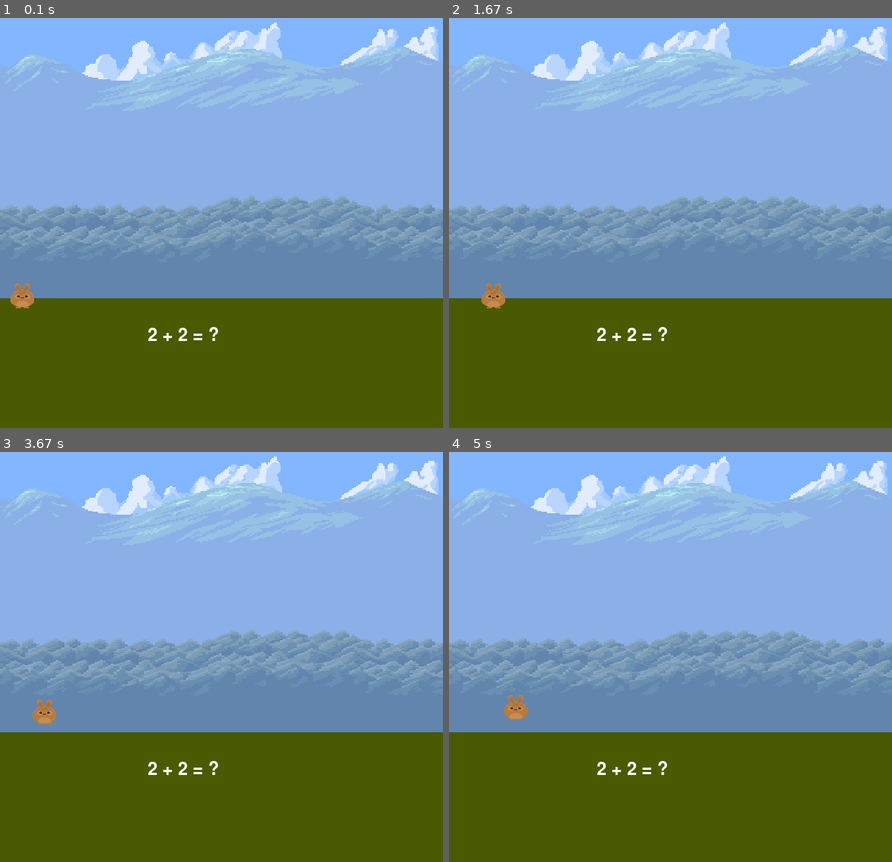
Above: before the commit, frames 1-4 (two rows, left to right).
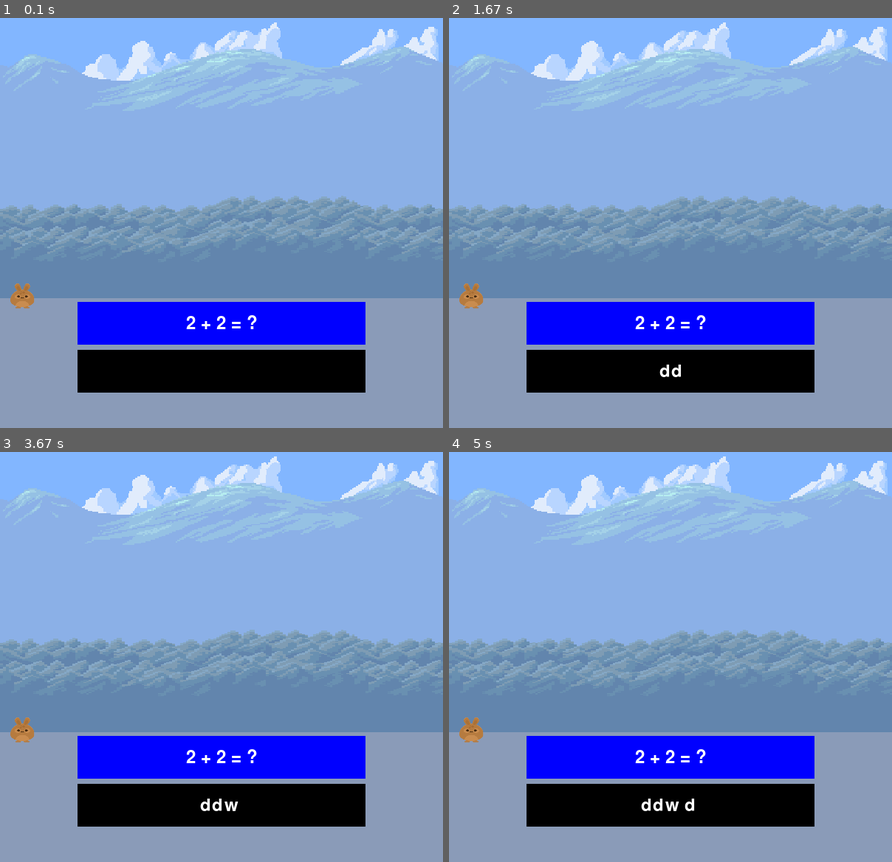
Above: after the commit, the same moments.

Repository: calmcoconut/pygame-math-fun
Game: pygame game, started from main.py
Two runs of this game, one before a commit and one after it. Both use one fixed random seed, a clock stepped at 60 frames per second and the inputs below.
Inputs (mouse positions are in pixels of both pictures, inside the frame that each line leads up to):
- Up to frame 1 (0.1 s): no input
- Up to frame 2 (1.67 s): click (670, 370) at 0.38 s; hold Backspace 0.67-1.13 s; hold D 0.67-1.13 s; hold D from 1.57 s (still down)
- Up to frame 3 (3.67 s): release D at 2.07 s; hold W from 3.52 s (still down); tap Space at 3.58 s
- Up to frame 4 (5 s): release W at 4.35 s; hold D from 4.38 s (still down); tap Space at 4.45 s

The runs differ from the first frame. In frame 1, 32% of the frame differs, in the area x 0-100%, y 68-100%; in frame 2, 32%; in frame 3, 32%, in the area x 0-100%, y 60-100%; in frame 4, 32%.

Commit message:
basic UI and typing

Diff:
--- a/local_settings.py
+++ b/local_settings.py
@@ -12,8 +12,14 @@
 BLACK = (0, 0, 0)
 RED = (255, 0, 0)
 GREEN = (0, 255, 0)
+LIGHTGREEN = (73, 90, 2)
 BLUE = (0, 0, 255)
-BACKGROUND = (73, 90, 2)
+STEELBLUE = (138, 155, 184)
+BACKGROUND = STEELBLUE
 TEXTCOLOR = WHITE
 
+CENTERX = WINDOWWIDTH // 2
+CENTERY = WINDOWHEIGHT // 2
+FORESTSTART = WINDOWHEIGHT - (WINDOWHEIGHT // 1.5)
+
 PATH = os.getcwd()
--- a/main.py
+++ b/main.py
@@ -12,83 +12,71 @@
 backgroundImageMountains = pygame.image.load(os.path.join(PATH, 'img', 'country-platform-back.png'))
 mountainsStretchedImage = pygame.transform.scale(backgroundImageMountains, (WINDOWWIDTH, int(WINDOWHEIGHT // 1.5)))
 backgroundImageForests = pygame.image.load(os.path.join(PATH, 'img', 'country-platform-forest.png'))
-backgroundImageForestsRect = pygame.Rect(0, WINDOWHEIGHT - (WINDOWHEIGHT // 1.5), WINDOWWIDTH,
-                                         backgroundImageForests.get_height())
+backgroundImageForestsRect = pygame.Rect(0, FORESTSTART, WINDOWWIDTH, backgroundImageForests.get_height())
 forestsStretchedImage = pygame.transform.scale(backgroundImageForests, backgroundImageForestsRect.size)
+# start UI
+UISTART = FORESTSTART + backgroundImageForests.get_height()
+UISIZE = (2 / 3 * WINDOWWIDTH, WINDOWHEIGHT - UISTART)
+UILEFT = (WINDOWWIDTH - UISIZE[0]) / 2
+UIQUESTIONRECT = pygame.Rect(UILEFT + 5, UISTART + 5, UISIZE[0] - 10, UISIZE[1] * 1 / 3)
+UIANSWERRECT = pygame.Rect(UILEFT + 5, UISTART + UISTART * 1 / 6, UISIZE[0] - 10, UISIZE[1] * 1 / 3)
 
 playerRect = pygame.Rect(10, 400, 40, 40)  # left, top, width, height
 playerImage = pygame.image.load(os.path.join(PATH, 'img', 'player_simple.png'))
 playerStretchedImage = pygame.transform.scale(playerImage, (40, 40))
 
-moveLeft = moveRight = moveUp = moveDown = False
-text = ""
-input_active = True
+userInput = ""
+input_active = False
 
 
-def drawText(text, font, surface, x, y):
-    textObj = font.render(text, 1, TEXTCOLOR)
-    textrect = textObj.get_rect()
-    textrect.topleft = (x, y)
-    surface.blit(textObj, textrect)
+def drawText(text, fontObj, surface, centerCoordsTuple, textColor=None, textBgColor=None):
+    if textColor is None:
+        textColor = TEXTCOLOR
+    textObj = fontObj.render(text, True, textColor, textBgColor)
+    textRect = textObj.get_rect()
+    textRect.center = centerCoordsTuple
+    surface.blit(textObj, textRect)
+
+
+def drawSimpleUI(surface):
+    pygame.draw.rect(surface, STEELBLUE, ((UILEFT, UISTART), UISIZE))
+    pygame.draw.rect(surface, BLUE, UIQUESTIONRECT)
+    pygame.draw.rect(surface, BLACK, UIANSWERRECT)
+
+
+def quitPygame():
+    pygame.quit()
+    sys.exit()
 
 
 while True:
     for event in pygame.event.get():
-        if event.type == QUIT:
-            pygame.quit()
-            sys.exit()
+        if event.type == QUIT and not input_active:
+            quitPygame()
         if input_active and event.type == KEYDOWN:
             if event.key == K_RETURN:
                 input_active = not input_active
             elif event.key == pygame.K_BACKSPACE:
-                text = text[:-1]
+                userInput = userInput[:-1]
             else:
-                text += event.unicode
-        if event.type == KEYDOWN:
-            if event.key == K_a:
-                moveRight = False
-                moveLeft = True
-            if event.key == K_d:
-                moveLeft = False
-                moveRight = True
-            if event.key == K_w:
-                moveDown = False
-                moveUp = True
-            if event.key == K_s:
-                moveUp = False
-                moveDown = True
+                userInput += event.unicode
         if event.type == KEYUP:
             if event.key == K_ESCAPE:
-                pygame.quit()
-                sys.exit()
-            if event.key == K_a:
-                moveLeft = False
-            if event.key == K_d:
-                moveRight = False
-            if event.key == K_w:
-                moveUp = False
-            if event.key == K_s:
-                moveDown = False
+                quitPygame()
 
-        if event.type == pygame.MOUSEBUTTONDOWN:
+        if event.type == pygame.MOUSEBUTTONUP:
+            if not input_active and UIANSWERRECT.collidepoint(event.pos):
+                input_active = not input_active
+        if event.type == K_RETURN:
             input_active = not input_active
         windowSurface.fill(BACKGROUND)
-
-        # move the player
-        if moveDown and playerRect.bottom < WINDOWHEIGHT:
-            playerRect.top += PLAYERMOVESPEED
-        if moveUp and playerRect.top > 0:
-            playerRect.top -= PLAYERMOVESPEED
-        if moveLeft and playerRect.left > 0:
-            playerRect.left -= PLAYERMOVESPEED
-        if moveRight and playerRect.right < WINDOWWIDTH:
-            playerRect.right += PLAYERMOVESPEED
 
         windowSurface.blit(mountainsStretchedImage, backgroundImageMountainsRect)
         windowSurface.blit(forestsStretchedImage, backgroundImageForestsRect)
         windowSurface.blit(playerStretchedImage, playerRect)
-        drawText("2 + 2 = ?", font, windowSurface, (WINDOWWIDTH/3), (WINDOWHEIGHT/1.3))
-        drawText(text, font, windowSurface, (WINDOWWIDTH/3), (WINDOWHEIGHT/1.1))
+        drawSimpleUI(windowSurface)
+        drawText("2 + 2 = ?", font, windowSurface, UIQUESTIONRECT.center)
+        drawText(userInput, font, windowSurface, UIANSWERRECT.center)
 
         pygame.display.update()
         mainClock.tick(40)
